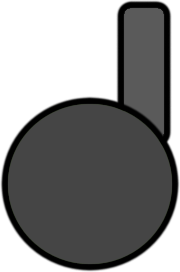
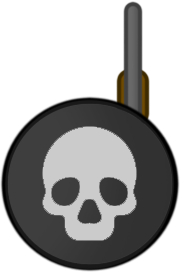
Comparing the layer stacks of the two 180px x 272px images. Changes:
removed layer "Color Fill 1" over [8, 104, 172, 264]
removed layer "Soldier" over [4, 96, 175, 269]
removed layer "Gun" over [115, 0, 172, 148]
removed layer "Background" over [5, 5, 175, 267]
added layer "SoldierDefault" over [4, 1, 175, 269]
